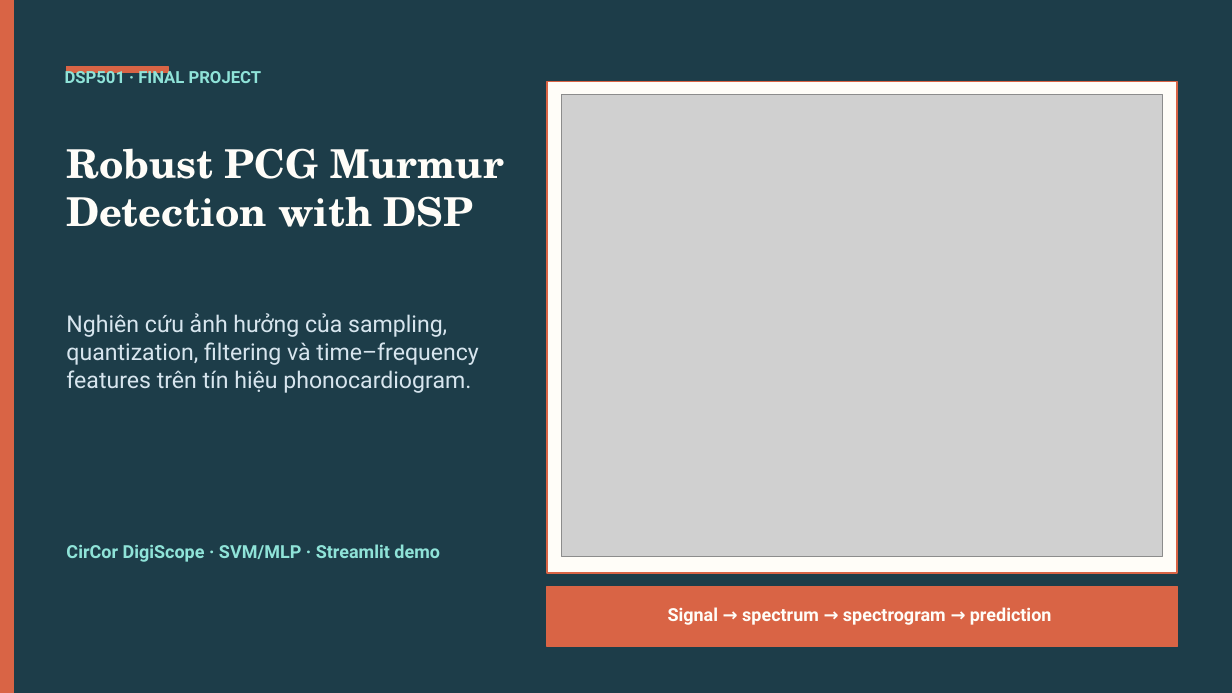
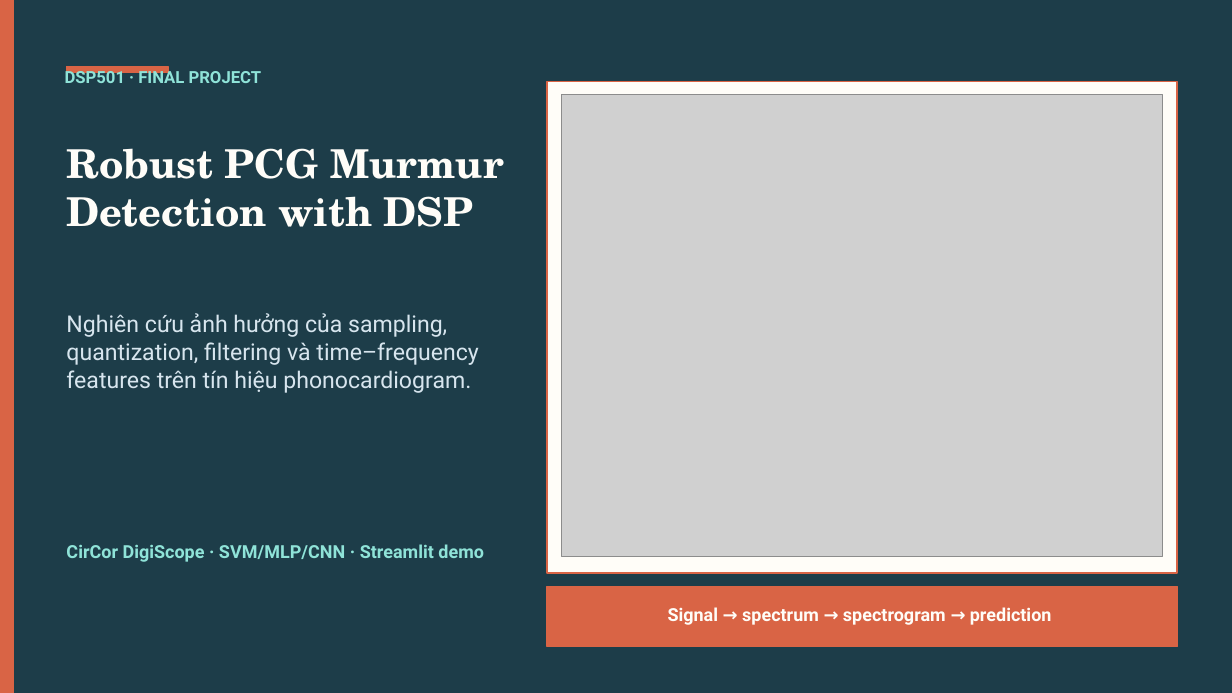
Before and after one commit to nstung463/pcg_murmur_dsp, a slide deck: slide 1 of docs/project_deliverables/DSP501_final_presentation.pptx. Drawn at 1232x693 pixels with LibreOffice and Linux fonts; fonts in the diff are those of the drawing; grey boxes stand for pictures. Boxes give left, top, right and bottom in pixels: in the first picture for what was removed or moved away, otherwise in the second. Text is boxed around its words. In the diff, an @@ line names an element or a change of style, - is before the commit and + after.

```diff
--- a/docs/project_deliverables/DSP501_final_presentation.pptx
+++ b/docs/project_deliverables/DSP501_final_presentation.pptx
@@ text at [66,544,484,562]: text changed @@
-CirCor DigiScope · SVM/MLP · Streamlit demo
+CirCor DigiScope · SVM/MLP/CNN · Streamlit demo
```
Also in this commit, not shown: 7 other slides changed, 1 slide added, 15 other files.
